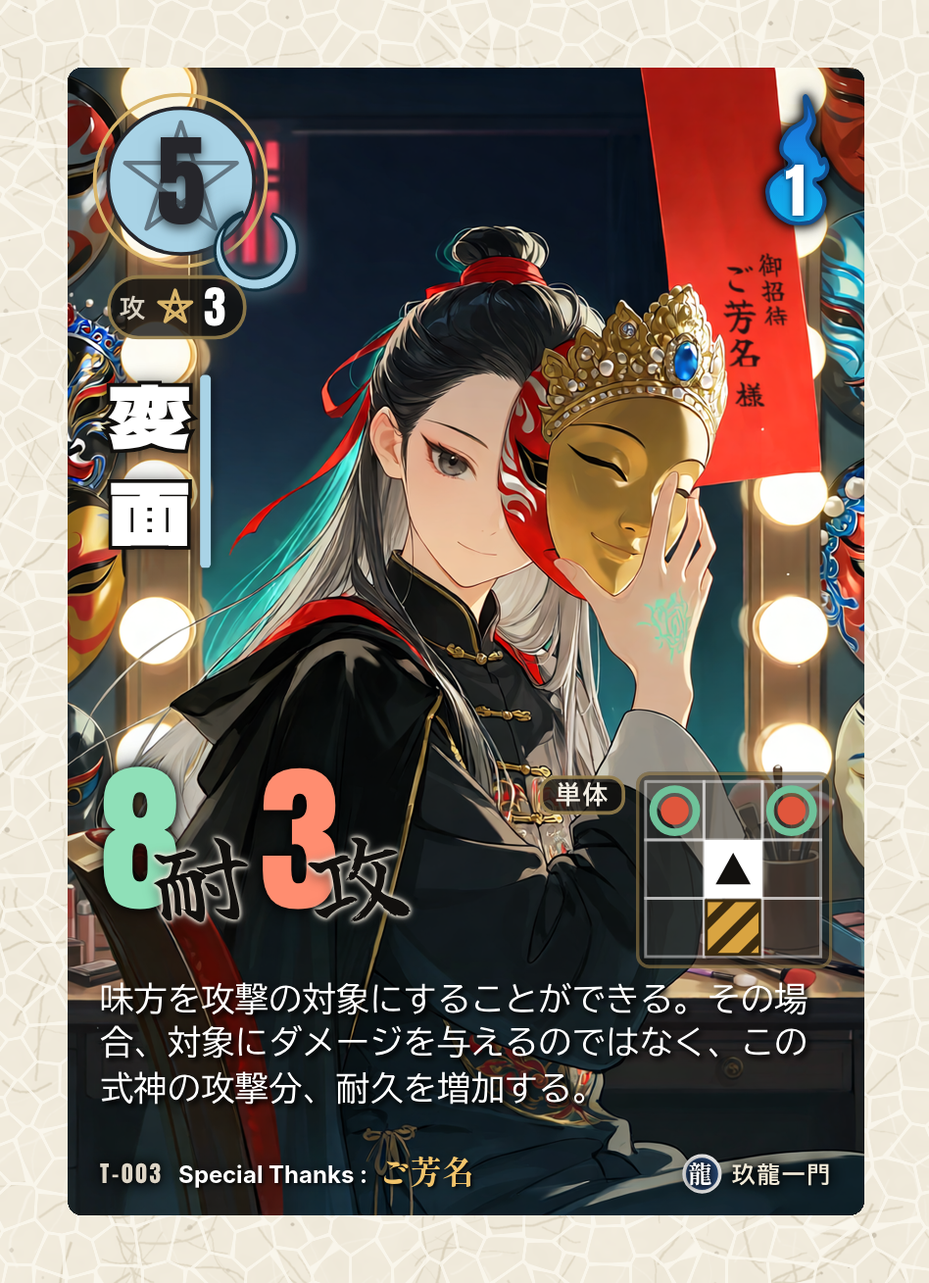
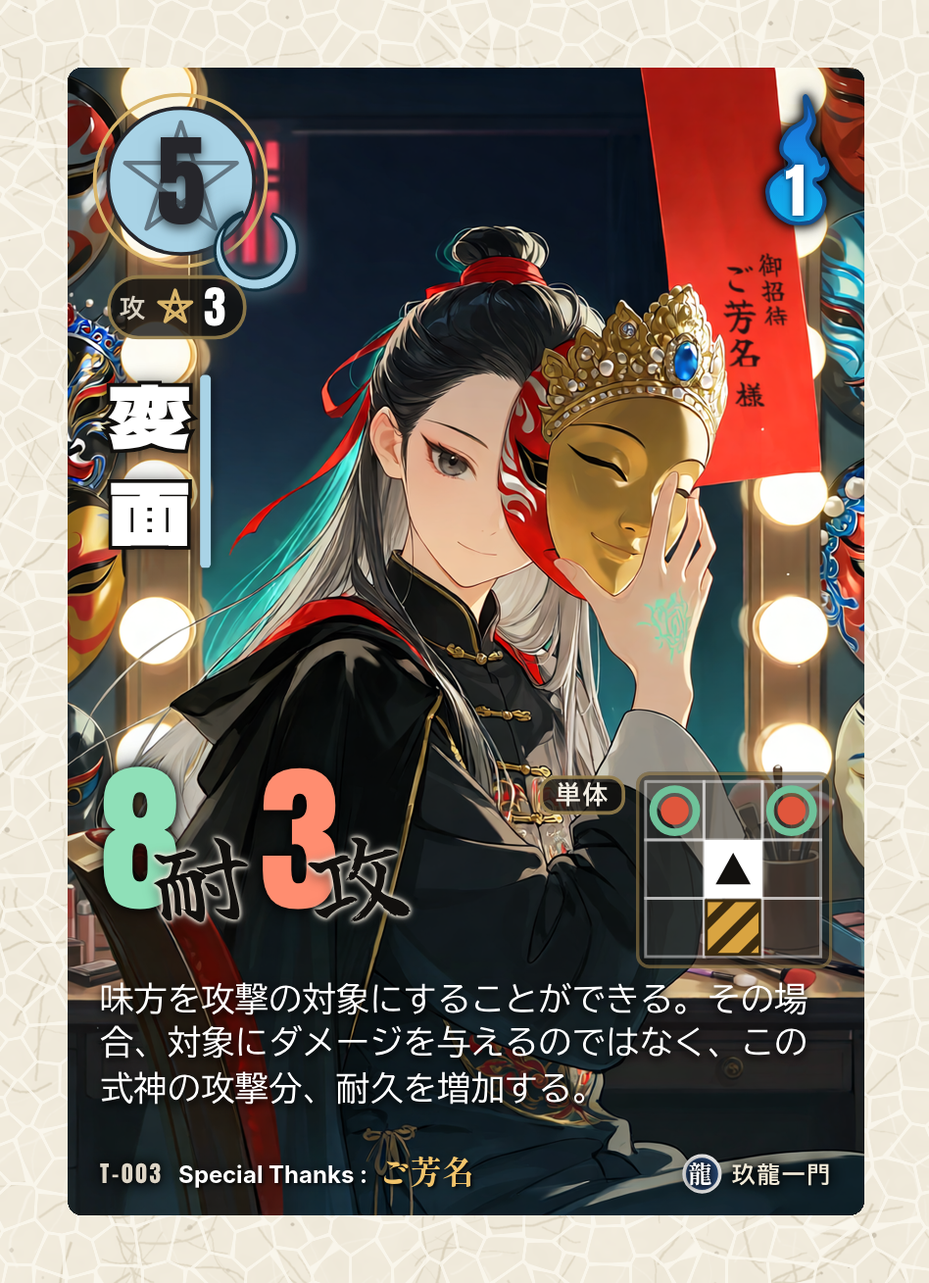
Layered file, before and after one edit (929x1283). Changes by layer:
removed layer "11_効果文_白文字と影" over (92, 971, 817, 1115)
added layer "11c_効果文_白文字(影なし)" above "11b_効果文の影_内側(0 1px 2px 黒90%)" over (99, 981, 808, 1105)
added layer "11b_効果文の影_内側(0 1px 2px 黒90%)" (90%) above "11a_効果文の影_外側(0 0 4px 黒60%)" over (92, 976, 816, 1115)
added layer "11a_効果文の影_外側(0 0 4px 黒60%)" (60%) above "10_間合" over (92, 971, 817, 1115)
